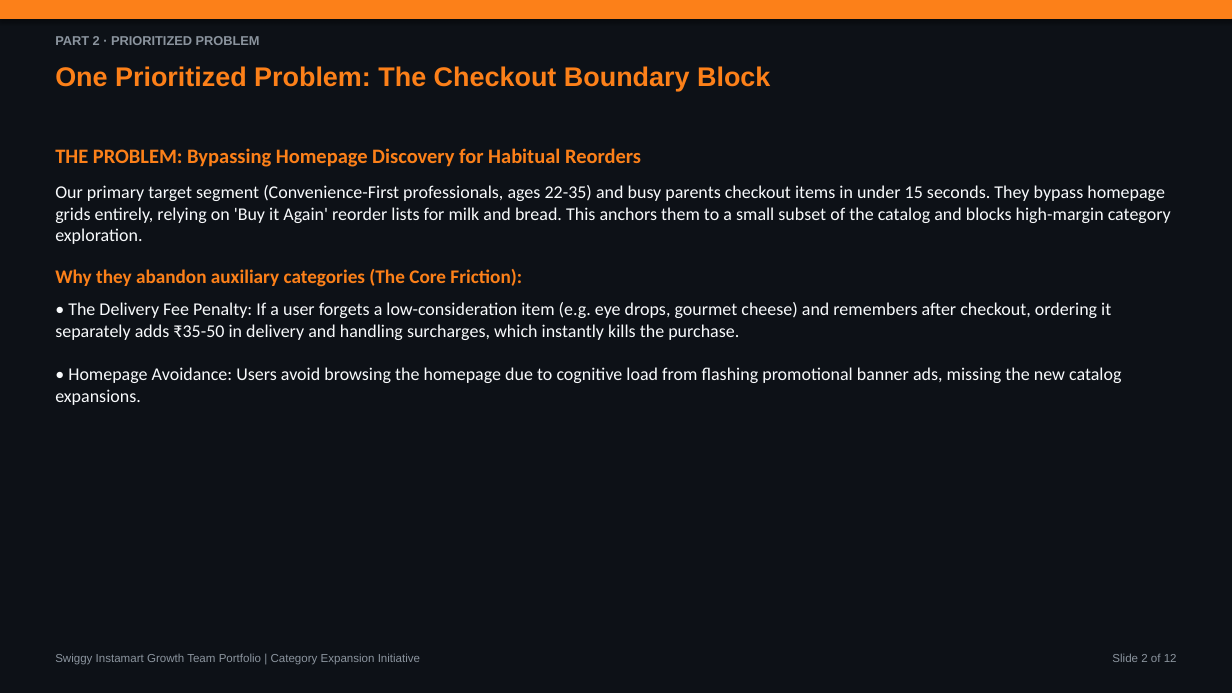
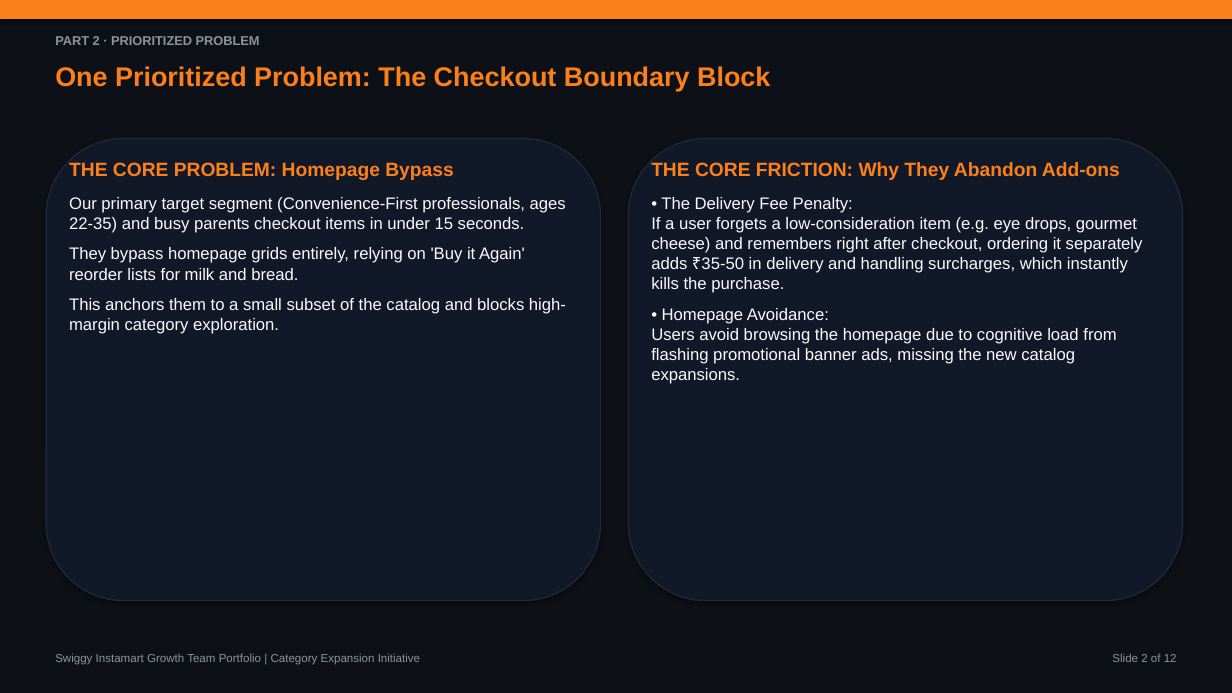
Before and after one commit to aashritamalviya1999/swiggy-instamart-discovery, a slide deck: slide 2 of NL Swiggy Instamart.pptx. Drawn at 1232x693 pixels with LibreOffice and Linux fonts; fonts in the diff are those of the drawing. Boxes give left, top, right and bottom in pixels: in the first picture for what was removed or moved away, otherwise in the second. Text is boxed around its words. In the diff, an @@ line names an element or a change of style, - is before the commit and + after.

Commit message:
Convert slide text layouts to clean visual card cards to improve PM case study readability

```diff
--- a/NL Swiggy Instamart.pptx
+++ b/NL Swiggy Instamart.pptx
@@ rounded rectangle added at box(46, 139, 601, 601), fill #111827, outline #1F2937 1 pt @@
@@ rounded rectangle added at box(628, 139, 1183, 601), fill #111827, outline #1F2937 1 pt @@
@@ text added at box(69, 162, 566, 334), 13 pt, text #F8FAFC @@
+THE CORE PROBLEM: Homepage Bypass
+Our primary target segment (Convenience-First professionals, ages 22-35) and busy parents checkout items in under 15 seconds.
+They bypass homepage grids entirely, relying on 'Buy it Again' reorder lists for milk and bread.
+This anchors them to a small subset of the catalog and blocks high-margin category exploration.
@@ text at box(651, 162, 1143, 384): text changed; size 14 to 13 pt; font Calibri to Arial @@
-THE PROBLEM: Bypassing Homepage Discovery for Habitual Reorders
-Our primary target segment (Convenience-First professionals, ages 22-35) and busy parents checkout items in under 15 seconds. They bypass homepage grids entirely, relying on 'Buy it Again' reorder lists for milk and bread. This anchors them to a small subset of the catalog and blocks high-margin category exploration.
-Why they abandon auxiliary categories (The Core Friction):
-• The Delivery Fee Penalty: If a user forgets a low-consideration item (e.g. eye drops, gourmet cheese) and remembers after checkout, ordering it separately adds ₹35-50 in delivery and handling surcharges, which instantly kills the purchase.
-• Homepage Avoidance: Users avoid browsing the homepage due to cognitive load from flashing promotional banner ads, missing the new catalog expansions.
+THE CORE FRICTION: Why They Abandon Add-ons
+• The Delivery Fee Penalty:
+If a user forgets a low-consideration item (e.g. eye drops, gourmet cheese) and remembers right after checkout, ordering it separately adds ₹35-50 in delivery and handling surcharges, which instantly kills the purchase.
+• Homepage Avoidance:
+Users avoid browsing the homepage due to cognitive load from flashing promotional banner ads, missing the new catalog expansions.
```
Also in this commit, not shown: 8 other slides changed, 1 other file.
